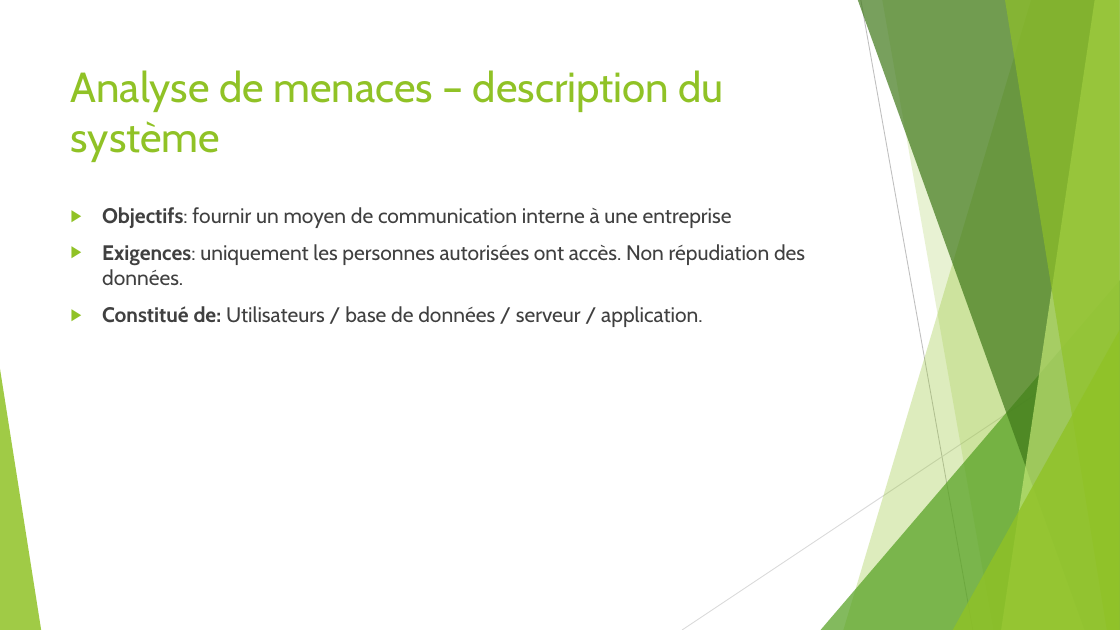
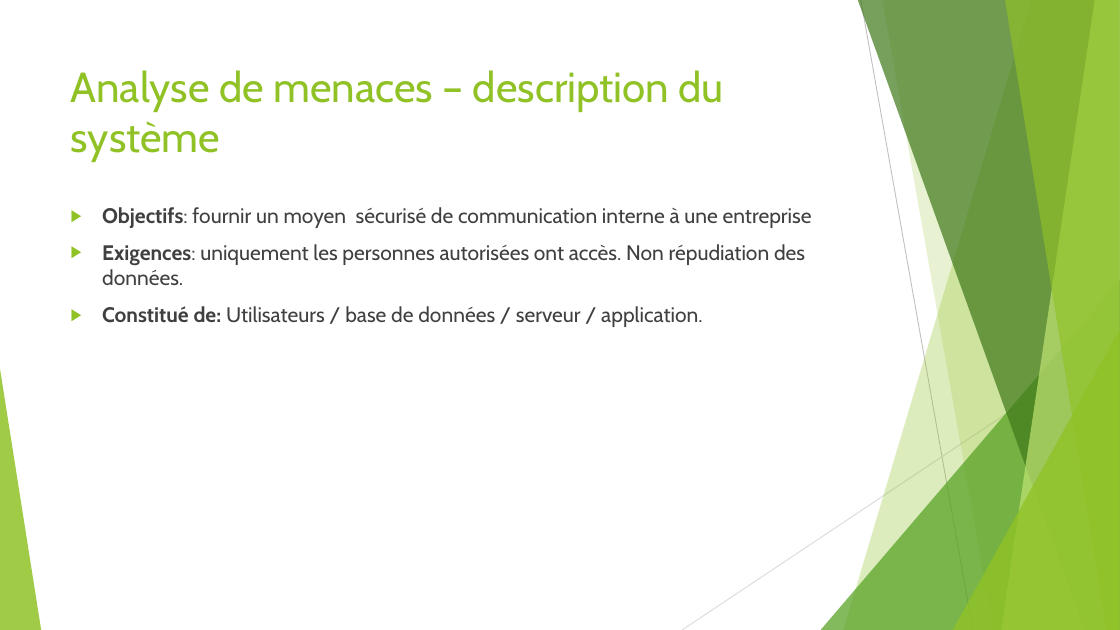
Before and after one commit to ThibaultSchowing/html, a slide deck: slide 7 of Présentation/STI_Schowing_Zharkova.pptx. Drawn at 1120x630 pixels with LibreOffice and Linux fonts; fonts in the diff are those of the drawing. Boxes give left, top, right and bottom in pixels: in the first picture for what was removed or moved away, otherwise in the second. Text is boxed around its words. In the diff, an @@ line names an element or a change of style, - is before the commit and + after.

Commit message:
Add files via upload
last changes

```diff
--- a/Présentation/STI_Schowing_Zharkova.pptx
+++ b/Présentation/STI_Schowing_Zharkova.pptx
@@ text at bbox=[102, 207, 812, 228]: text changed @@
-▶ Objectifs: fournir un moyen de communication interne à une entreprise
+▶ Objectifs: fournir un moyen sécurisé de communication interne à une entreprise
```
